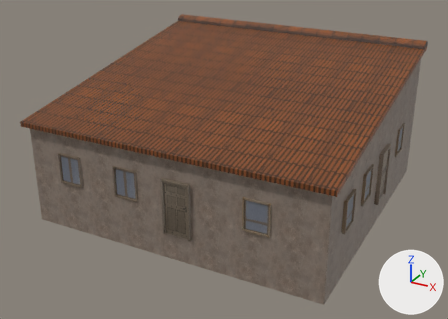
One commit to the FBX model Assets/Models/Casas varias/Casa_19.fbx: the scene before it, then after it.
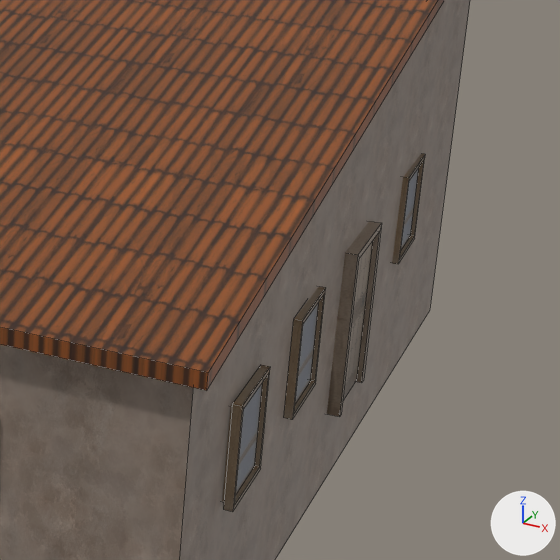
There are two pictures of each version: one whole from a 50 mm lens placed at (0.1042, -0.2057, 0.1061), pointed at (-0.0038, -0.0094, 0.0079), one close up on the part from 61% to 100% of the width and 23% to 78% of the height. The lights are fixed; the arrows at lower right show +X, +Y and +Z. The first two pictures are the older version. The close-ups show mesh edges as thin lines. Where no turn or scale is listed for an object, it has been applied to the vertices. Vertices at exactly the same position are counted once.

In view in the first close-up: 'Casa_19'.
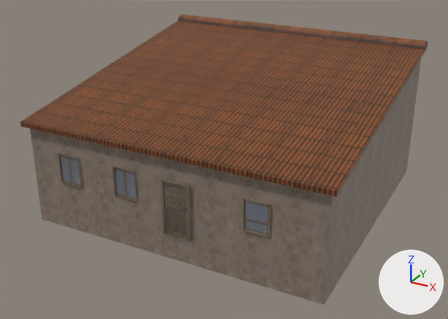
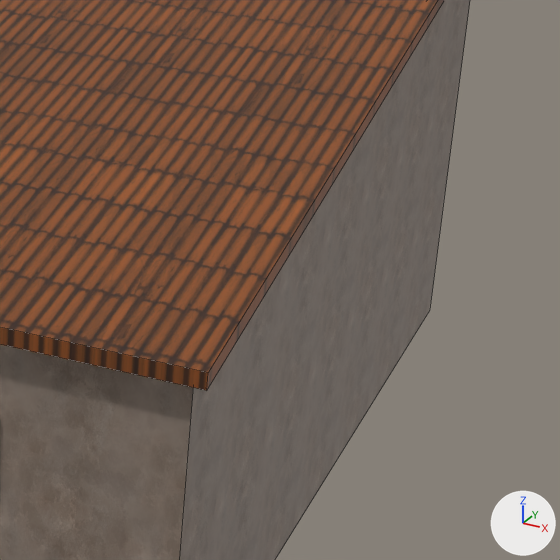
Pixel boxes (x1, y1, x2, y2) of what changed, in the close-ups (560 x 560 px):
part 1 of me_mesh, deleted
    before: (222, 154, 425, 512)

The edits, one by one:
me_mesh is used by ob_casa_19; location (0.0, 0.0, 0.0).
me_mesh had 272 vertices, 201 faces and spanned x -0.0606..0.058, y -0.0592..0.0551, z -0.01..0.0496.
me_mesh now has 128 vertices, 94 faces and spans x -0.0606..0.058, y -0.0592..0.0551, z -0.01..0.0496.
me_mesh part 1: 12 loose pieces with 144 vertices, spanning x -0.0589..0.057, y -0.0433..0.0331, z -0.0001..0.02, are deleted.
Other edits to the shape of me_mesh do not show in these pictures.
